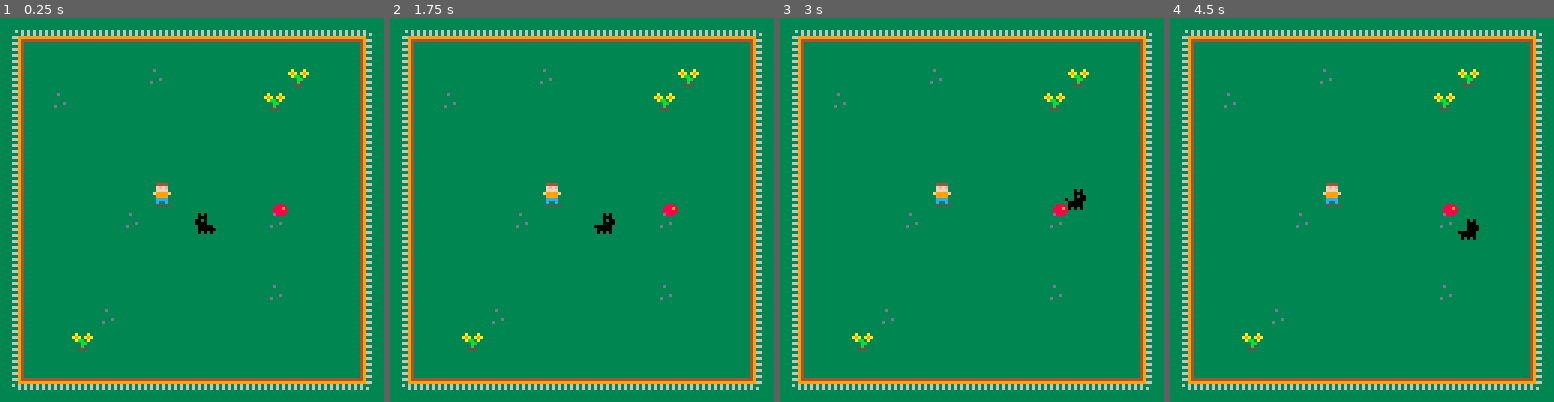
Above: before the commit, frames 1-4 (left to right).
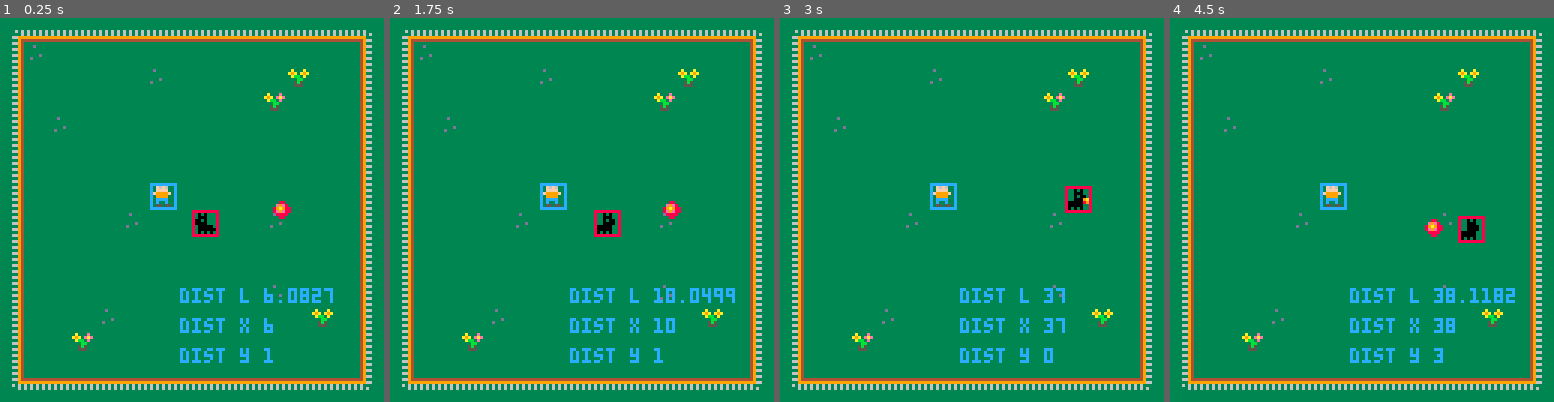
Above: after the commit, the same moments.

Repository: hugochinchilla/smity-adventure
Game: PICO-8 cartridge smity.p8
Same seed, same stepped clock (60 frames per second), same inputs: the game is played once before the commit and once after it.
Inputs:
- Up to frame 1 (0.25 s): no input
- Up to frame 2 (1.75 s): tap X (X key) at 0.33, 1.07 s; tap O (Z key) at 0.7, 1.7 s; hold Right from 1.6 s (still down)
- Up to frame 3 (3 s): tap X (X key) at 1.85, 2.97 s; release Right at 2.1 s; tap O (Z key) at 2.1, 2.5, 2.9 s; hold Up 2.15-2.42 s; hold Right from 2.47 s (still down)
- Up to frame 4 (4.5 s): release Right at 3.03 s; hold Left 3.08-3.58 s; tap O (Z key) at 3.3, 3.7, 4.1 s; hold Down 3.63-3.97 s; hold Right from 4.02 s (still down); tap X (X key) at 4.08 s

The runs differ from the first frame. In frame 1, 2.0% of the frame differs, in the area x 7-87%, y 7-90%; in frame 2, 2.1%; in frame 3, 1.8%; in frame 4, 2.3%, in the area x 7-90%, y 7-90%.

Commit message:
Updated HTML export

Diff:
--- a/smity.p8
+++ b/smity.p8
@@ -59,6 +59,7 @@
     dog.box = {8,8}
     dog.face_left = true
     dog.anim = {48,49,48,51,48,49,50,51}
+    dog.anim_with_ball = {52,53,52,55,52,53,54,55}
     dog.msg = {t=0, txt=""}
     dog.time_near_human = 0
 end
@@ -74,11 +75,18 @@
     ball = {}
     ball.x = 90
     ball.y = 60
+    ball.box = {8,8}
 end
 
 function draw_dog()
+    if dog.has_ball then
+        frames = dog.anim_with_ball
+    else
+        frames = dog.anim
+    end
+
     pal(7,0)
-    spr(anim_frame(dog.anim),dog.x,dog.y,1.0,1.0,not dog.face_left)
+    spr(anim_frame(frames),dog.x,dog.y,1.0,1.0,not dog.face_left)
     if (dog.msg.t > 0) then
         dog.msg.t -= 1
         print(dog.msg.txt, dog.x, dog.y-6, dog.msg.color)
@@ -99,7 +107,7 @@
 end
 
 function draw_object_box(obj, color)
-    debug = false
+    debug = true
     if debug then
         _box = box(obj)
         _box[#_box+1] = color
@@ -136,8 +144,27 @@
     return sqrt(x*x + y*y)
 end
 
+function collides(obj1, obj2)
+    x,y = unpack(distance(obj1, obj2))
+    return x==0 and y==0
+end
+
 function draw_ball()
     spr(33, ball.x, ball.y)
+end
+
+function interact()
+    if dog.has_ball then
+        dog.has_ball = false
+        ball.x = dog.x
+        ball.y = dog.y
+    elseif collides(dog, ball) then
+        dog.has_ball = true
+        ball.x = 200
+        ball.y = 200
+    else
+        dog_bark()
+    end
 end
 
 function dog_bark()
@@ -177,7 +204,7 @@
 function move_dog()
     new_x,new_y = dog.x, dog.y
 
-    if btn(fire1) then dog_bark() end
+    if btnp(fire1) then interact() end
     if btn(left) then new_x -= 1 end
     if btn(right) then new_x += 1 end
     if btn(up) then new_y -= 1 end
@@ -371,14 +398,14 @@
 
 
 __gff__
-0000000101000000000000000001010000000000000000000000000000010100000300000000000000000000000101000000000000000000000001010101010000000000000000000000000000000000000000000000000000000000000000000000000000000000000000000000000000000000000000000000000000000000
+0000000101000000000000000001010000000000000000000000000000010100000000000000000000000000000101000000000000000000000001010101010000000000000000000000000000000000000000000000000000000000000000000000000000000000000000000000000000000000000000000000000000000000
 0000000000000000000000000000000000000000000000000000000000000000000000000000000000000000000000000000000000000000000000000000000000000001010000000000000000010100000000000000000000000000000101000003000000000000000000000001010000000000000000000000010000010100
 __map__
 2d0e0e0e0e0e0e0e0e0e0e0e0e0e0e2e00000000000000000000000000000000000000000000000000000000000000000000000000000000000000000000000000000000000000000000000000000000000000000000000000000000000000000000000000000000000000000000000000000000000000000000000000000000
-1d0a0a0a0a0a0a0a0a0a0a0a0a0a0a0d00000000000000000000000000000000000000000000000000000000000000000000000000000000000000000000000000000000000000000000000000000000000000000000000000000000000000000000000000000000000000000000000000000000000000000000000000000000
+1d0b0a0a0a0a0a0a0a0a0a0a0a0a0a0d00000000000000000000000000000000000000000000000000000000000000000000000000000000000000000000000000000000000000000000000000000000000000000000000000000000000000000000000000000000000000000000000000000000000000000000000000000000
 1d0a0a0a0a0a0b0a0a0a0a0a0c0a0a0d00000000000000000000000000000000000000000000000000000000000000000000000000000000000000000000000000000000000000000000000000000000000000000000000000000000000000000000000000000000000000000000000000000000000000000000000000000000
-1d0a0b0a0a0a0a0a0a0a0a0c0a0a0a0d00000000000000000000000000000000000000000000000000000000000000000000000000000000000000000000000000000000000000000000000000000000000000000000000000000000000000000000000000000000000000000000000000000000000000000000000000000000
-1d0a0a0a0a0a0a0a0a0a0a0a0a0a0a0d00000000000000000000000000000000000000000000000000000000000000000000000000000000000000000000000000000000000000000000000000000000000000000000000000000000000000000000000000000000000000000000000000000000000000000000000000000000
+1d0a0a0a0a0a0a0a0a0a0a1b0a0a0a0d00000000000000000000000000000000000000000000000000000000000000000000000000000000000000000000000000000000000000000000000000000000000000000000000000000000000000000000000000000000000000000000000000000000000000000000000000000000
+1d0a0b0a0a0a0a0a0a0a0a0a0a0a0a0d00000000000000000000000000000000000000000000000000000000000000000000000000000000000000000000000000000000000000000000000000000000000000000000000000000000000000000000000000000000000000000000000000000000000000000000000000000000
 1d0a0a0a0a0a0a0a0a0a0a0a0a0a0a0d00000000000000000000000000000000000000000000000000000000000000000000000000000000000000000000000000000000000000000000000000000000000000000000000000000000000000000000000000000000000000000000000000000000000000000000000000000000
 1d0a0a0a0a0a0a0a0a0a0a0a0a0a0a0d00000000000000000000000000000000000000000000000000000000000000000000000000000000000000000000000000000000000000000000000000000000000000000000000000000000000000000000000000000000000000000000000000000000000000000000000000000000
 1d0a0a0a0a0a0a0a0a0a0a0a0a0a0a0d00000000000000000000000000000000000000000000000000000000000000000000000000000000000000000000000000000000000000000000000000000000000000000000000000000000000000000000000000000000000000000000000000000000000000000000000000000000
@@ -386,8 +413,8 @@
 1d0a0a0a0a0a0a0a0a0a0a0a0a0a0a0d00000000000000000000000000000000000000000000000000000000000000000000000000000000000000000000000000000000000000000000000000000000000000000000000000000000000000000000000000000000000000000000000000000000000000000000000000000000
 1d0a0a0a0a0a0a0a0a0a0a0a0a0a0a0d00000000000000000000000000000000000000000000000000000000000000000000000000000000000000000000000000000000000000000000000000000000000000000000000000000000000000000000000000000000000000000000000000000000000000000000000000000000
 1d0a0a0a0a0a0a0a0a0a0a0b0a0a0a0d00000000000000000000000000000000000000000000000000000000000000000000000000000000000000000000000000000000000000000000000000000000000000000000000000000000000000000000000000000000000000000000000000000000000000000000000000000000
-1d0a0a0a0b0a0a0a0a0a0a0a0a0a0a0d00000000000000000000000000000000000000000000000000000000000000000000000000000000000000000000000000000000000000000000000000000000000000000000000000000000000000000000000000000000000000000000000000000000000000000000000000000000
-1d0a0a0c0a0a0a0a0a0a0a0a0a0a0a0d00000000000000000000000000000000000000000000000000000000000000000000000000000000000000000000000000000000000000000000000000000000000000000000000000000000000000000000000000000000000000000000000000000000000000000000000000000000
+1d0a0a0a0b0a0a0a0a0a0a0a0a0c0a0d00000000000000000000000000000000000000000000000000000000000000000000000000000000000000000000000000000000000000000000000000000000000000000000000000000000000000000000000000000000000000000000000000000000000000000000000000000000
+1d0a0a1b0a0a0a0a0a0a0a0a0a0a0a0d00000000000000000000000000000000000000000000000000000000000000000000000000000000000000000000000000000000000000000000000000000000000000000000000000000000000000000000000000000000000000000000000000000000000000000000000000000000
 1d0a0a0a0a0a0a0a0a0a0a0a0a0a0a0d00000000000000000000000000000000000000000000000000000000000000000000000000000000000000000000000000000000000000000000000000000000000000000000000000000000000000000000000000000000000000000000000000000000000000000000000000000000
 3d1e1e1e1e1e1e1e1e1e1e1e1e1e1e3e00000000000000000000000000000000000000000000000000000000000000000000000000000000000000000000000000000000000000000000000000000000000000000000000000000000000000000000000000000000000000000000000000000000000000000000000000000000
 
Not shown, changed: 21 lines of the sprite sheet (__gfx__) section of smity.p8
Not shown, changed: html/smity.js
